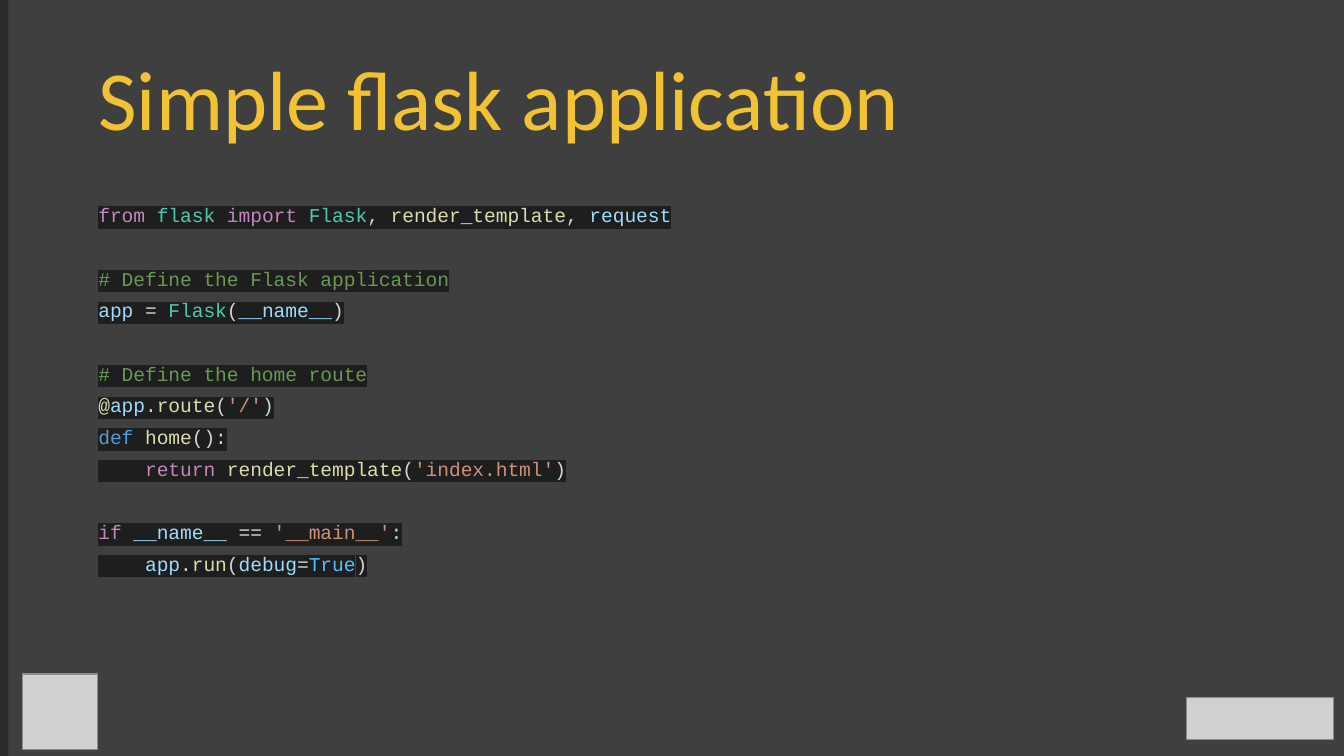
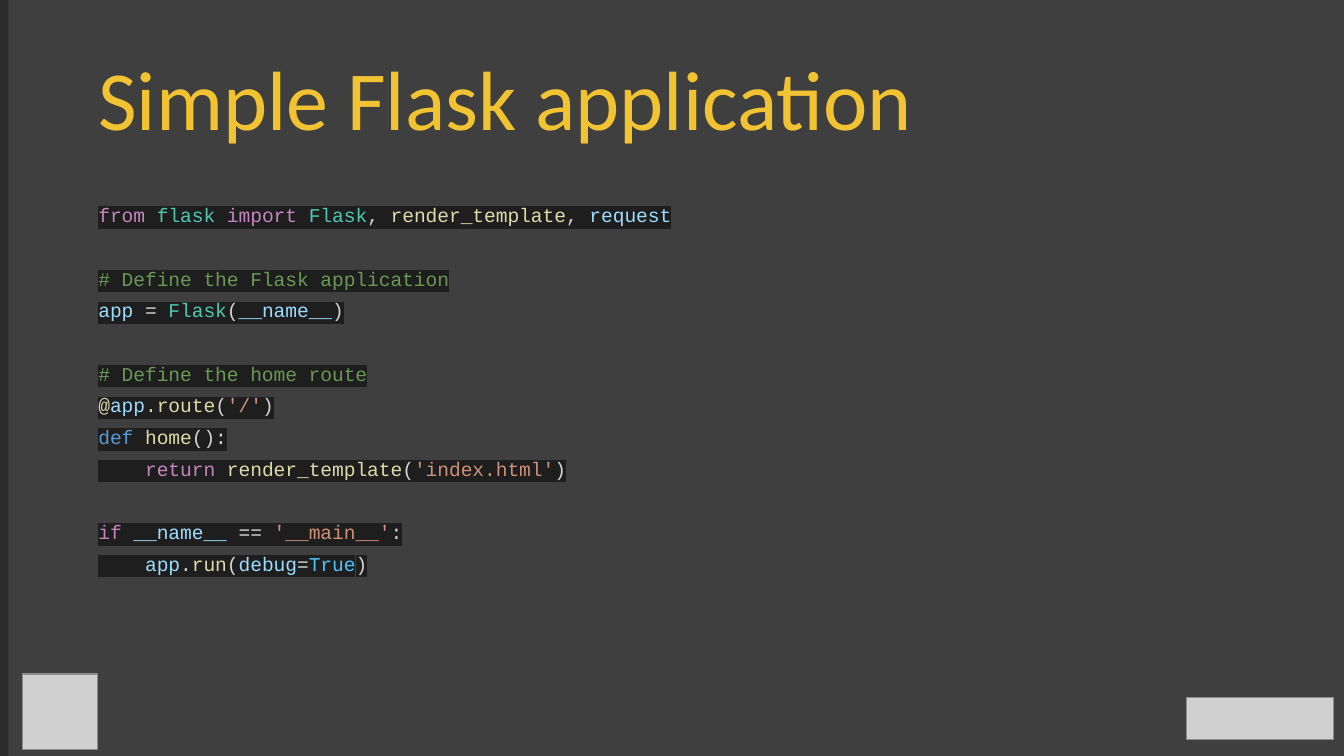
Before and after one commit to AmundJorgensen00/Practice-Flask-2.0, a slide deck: slide 7 of Introduction_to_Flask_EN.pptx. Drawn at 1344x756 pixels with LibreOffice and Linux fonts; fonts in the diff are those of the drawing; grey boxes stand for pictures; background and template pictures are left out; a plain dark background stands for a picture behind light text. Boxes give left, top, right and bottom in pixels: in the first picture for what was removed or moved away, otherwise in the second. Text is boxed around its words. In the diff, an @@ line names an element or a change of style, - is before the commit and + after.

```diff
--- a/Introduction_to_Flask_EN.pptx
+++ b/Introduction_to_Flask_EN.pptx
@@ text at (98, 71, 911, 144): text changed @@
-Simple flask application
+Simple Flask application
```
Also in this commit, not shown: 9 other slides changed.
